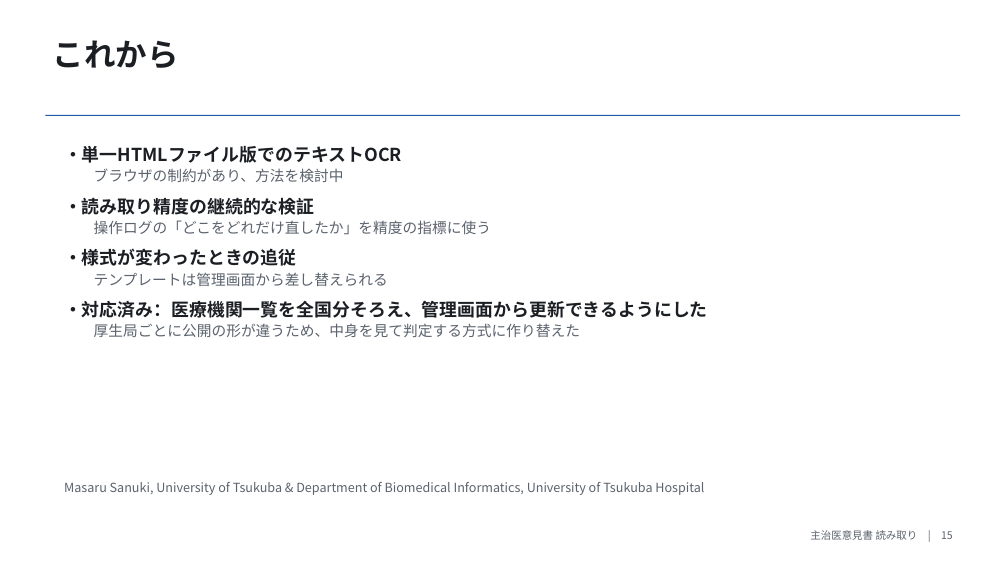
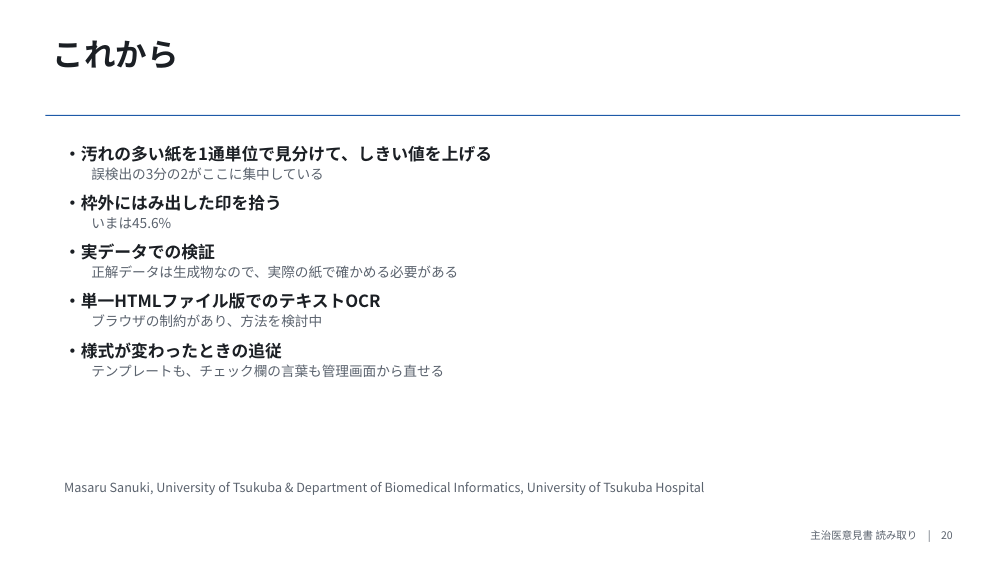
Before and after one commit to masarusanuki/ikensho-ocr, a slide deck: slide 20 of docs/主治医意見書読み取り_概要.pptx (slide 15 before the commit). Drawn at 1008x567 pixels with LibreOffice and Linux fonts; fonts in the diff are those of the drawing. Boxes give left, top, right and bottom in pixels: in the first picture for what was removed or moved away, otherwise in the second. Text is boxed around its words. In the diff, an @@ line names an element or a change of style, - is before the commit and + after.

```diff
--- a/docs/主治医意見書読み取り_概要.pptx
+++ b/docs/主治医意見書読み取り_概要.pptx
@@ text at (64, 145, 492, 278): paragraphs added @@
+・汚れの多い紙を1通単位で見分けて、しきい値を上げる
+誤検出の3分の2がここに集中している
+・枠外にはみ出した印を拾う
+いまは45.6%
+・実データでの検証
+正解データは生成物なので、実際の紙で確かめる必要がある
@@ text at (64, 198, 492, 235): paragraphs removed @@
-・読み取り精度の継続的な検証
-操作ログの「どこをどれだけ直したか」を精度の指標に使う
@@ text at (64, 292, 381, 359): size 17 to 16 pt in "・単一HTMLファイル版でのテキストOCR", "・様式が変わったときの追従"; size 14 to 13 pt in "ブラウザの制約があり、方法を検討中" @@
@@ text at (91, 364, 444, 377): text changed; size 14 to 13 pt @@
-テンプレートは管理画面から差し替えられる
-・対応済み：医療機関一覧を全国分そろえ、管理画面から更新できるようにした
-厚生局ごとに公開の形が違うため、中身を見て判定する方式に作り替えた
+テンプレートも、チェック欄の言葉も管理画面から直せる
@@ text at (810, 530, 953, 540): text changed @@
-主治医意見書 読み取り | 15
+主治医意見書 読み取り | 20
```
Also in this commit, not shown: 11 other slides changed, 5 slides added, 3 other files.
